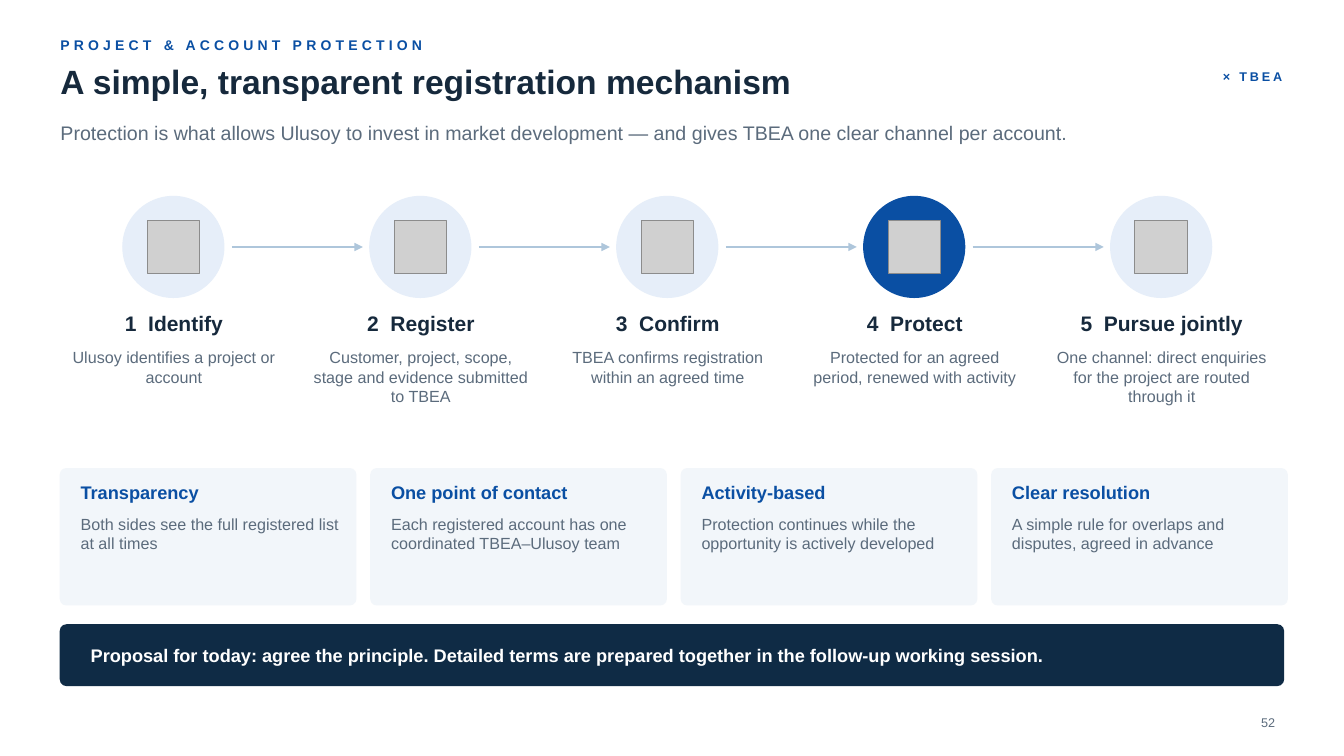
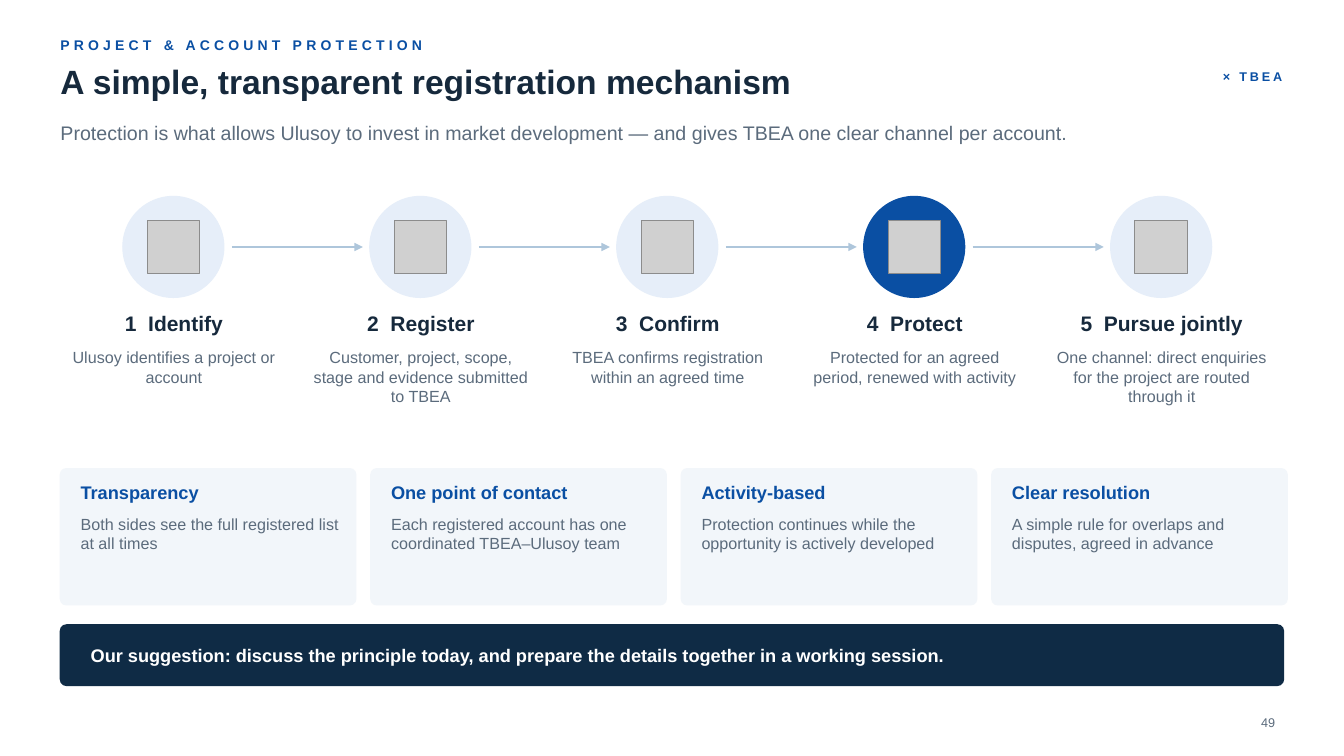
Before and after one commit to taimoorRazi/MultiTransformer, a slide deck: slide 49 of TBEA_HQ_Partnership_v2/Ulusoy - TBEA Partnership.pptx (slide 52 before the commit). Drawn at 1344x756 pixels with LibreOffice and Linux fonts; fonts in the diff are those of the drawing; grey boxes stand for pictures; background and template pictures are left out. Boxes give left, top, right and bottom in pixels: in the first picture for what was removed or moved away, otherwise in the second. Text is boxed around its words. In the diff, an @@ line names an element or a change of style, - is before the commit and + after.

```diff
--- a/TBEA_HQ_Partnership_v2/Ulusoy - TBEA Partnership.pptx
+++ b/TBEA_HQ_Partnership_v2/Ulusoy - TBEA Partnership.pptx
@@ text at (91,648,944,666): text changed @@
-Proposal for today: agree the principle. Detailed terms are prepared together in the follow-up working session.
+Our suggestion: discuss the principle today, and prepare the details together in a working session.
@@ page number at (1261,718,1275,727): text changed @@
-52
+49
```
Also in this commit, not shown: 25 other slides changed, 1 slide added, 5 slides removed, 17 other files.
